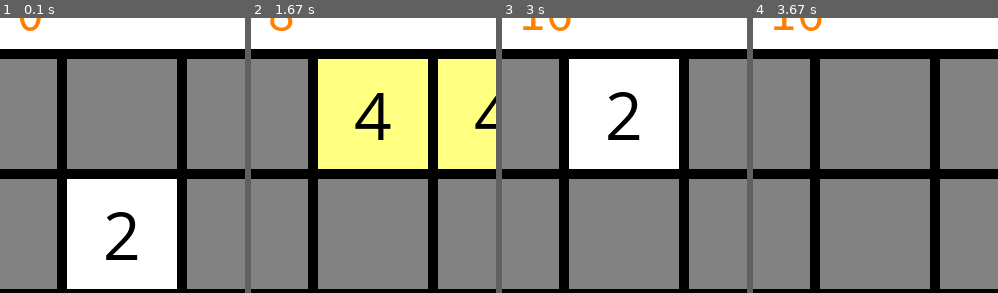
Above: before the commit, frames 1-4 (left to right).
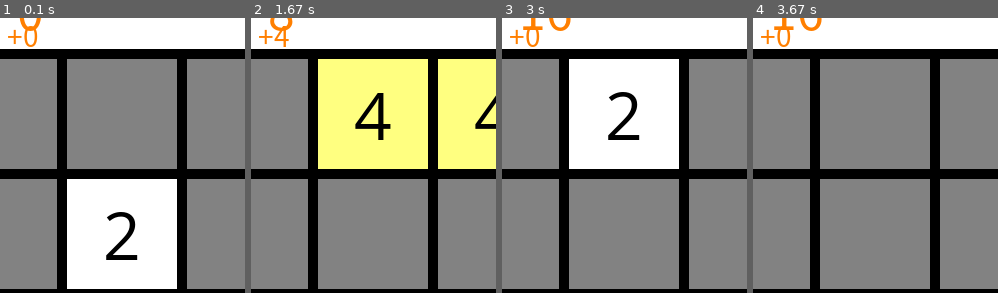
Above: after the commit, the same moments.

Repository: Roman-Blokhin/Python
Game: pygame game, started from my_code/game_2048/main.py
The game is run twice, just before and just after one commit, with the same random seed, the same clock (stepped at 60 frames per second) and the same inputs.
Inputs:
- Up to frame 1 (0.1 s): no input
- Up to frame 2 (1.67 s): hold Right 0.33-0.8 s; hold Up 0.83-1.13 s; hold Right from 1.17 s (still down)
- Up to frame 3 (3 s): release Right at 1.72 s; hold Left 1.75-2.42 s; hold Down from 2.45 s (still down)
- Up to frame 4 (3.67 s): release Down at 3.27 s; hold Left from 3.3 s (still down)
The pictures show only the part of the screen within x 37-87%, y 5-55%; the shares and areas given below are measured in that part.

The runs differ from the first frame. In frame 1, 0.3% of the frame differs, in the area x 3-16%, y 2-11%; in frame 2, 0.3%; in frame 3, 0.3%; in frame 4, 0.3%.

Commit message:
6. Pygame. 2048. Выводим на экран, сколько очков у нас добавляется каждый ход

Diff:
--- a/my_code/game_2048/main.py
+++ b/my_code/game_2048/main.py
@@ -4,16 +4,25 @@
 
 
 # 17. Переносим всю отрисовку интерфейса в функцию
-def draw_interface(score):
+def draw_interface(score, delta=0):  # 29.0 дописываем в аргументы дельту, внизу кода тоже при выводе в цикле
     pygame.draw.rect(screen, WHITE, TITLE_REC)
     # 14. создаем шрифт для отображения цифр на нашем игровом поле - название и размер
     font = pygame.font.SysFont('Comic Sans MS', 70)
     # 26. делаем еще один шрифт для отображения очков
     font_score = pygame.font.SysFont('simsun', 48)
+    # 29. делаем шрифт для вывода новой цифры из delta
+    font_delta = pygame.font.SysFont('simsun', 28)
     text_score = font_score.render('Score: ', True, COLOR_TEXT)  # 26.2 параметры текста очков
     text_score_value = font_score.render(f'{score}', True, COLOR_TEXT)  # 27.1 параметры очков
     screen.blit(text_score, (20, 35)) # 26.3 вывод на экран
     screen.blit(text_score_value, (200, 35)) # 27.2 вывод на экран очков
+    # 29.1 условие вывода дельты на экран
+    if delta > 0:
+        text_delta = font_delta.render(f'+{delta}', True, COLOR_TEXT)
+        screen.blit(text_delta, (190, 75))
+    else:
+        text_delta = font_delta.render(f'+0', True, COLOR_TEXT)
+        screen.blit(text_delta, (190, 75))
     # 15. Передвинули вывод массива в консоль перед отрисовкой игры, чтобы не было опоздания
     pretty_print(mas)
     # 13. рисуем квадраты игрового поля
@@ -121,7 +130,7 @@
             mas = insert_2_or_4(mas, x, y)  # 8.5 присваиваем по этим координатам 2 или 4 в ячейку
             print(f'Заполнен элемент под номером: {random_num}. Координаты: {x}, {y}')
 
-            draw_interface(score)  # 17.1 вставляем функцию отрисовки интерфейса после добавления нового элемента
+            draw_interface(score, delta)  # 17.1 вставляем функцию отрисовки интерфейса после добавления нового элемента
             pygame.display.update()  # подвинули внутрь цикла, чтобы обновление только при нажатии клавиши сразу
 
 # ----------------------------- COMMENTS ----------------------------
